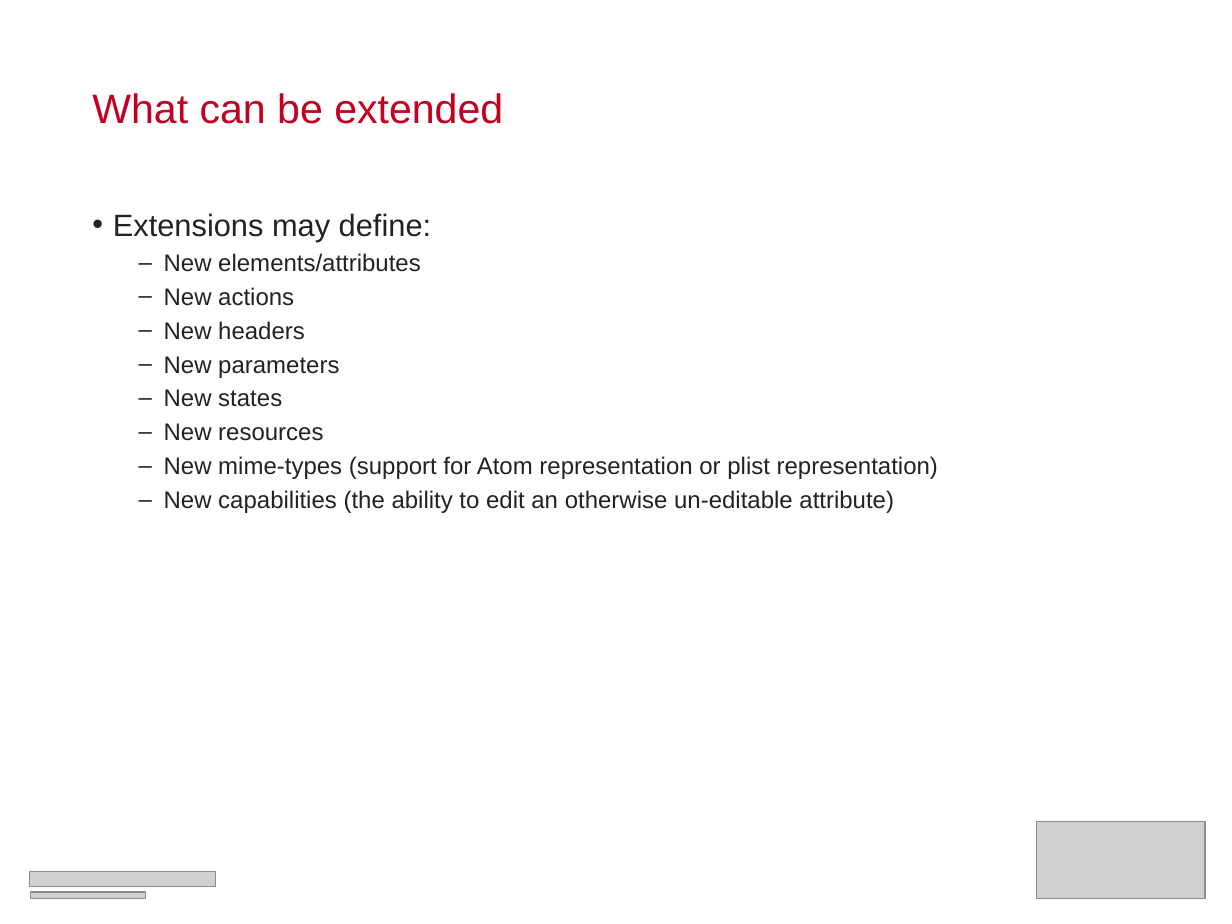
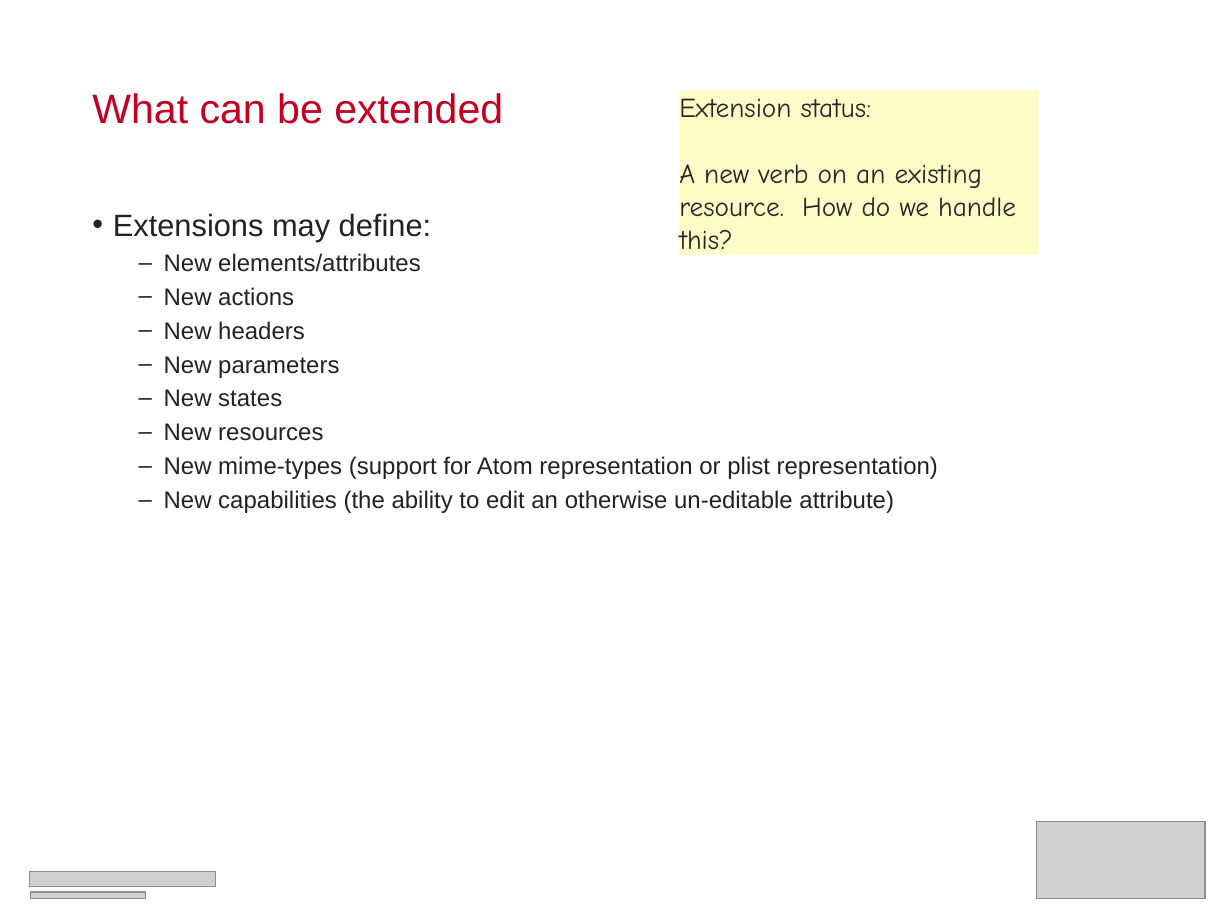
Before and after one commit to RackerWilliams/OpenStack-Extensions, a slide deck: slide 17 of Extensions.ppt. Drawn at 1232x924 pixels with LibreOffice and Linux fonts; fonts in the diff are those of the drawing; grey boxes stand for pictures. Boxes give left, top, right and bottom in pixels: in the first picture for what was removed or moved away, otherwise in the second. Text is boxed around its words. In the diff, an @@ line names an element or a change of style, - is before the commit and + after.

```diff
--- a/Extensions.ppt
+++ b/Extensions.ppt
@@ rectangle added at [679,90,1039,254], fill #FCFDC6, 16 pt, text #262626 @@
+Extension status:
+A new verb on an existing resource. How do we handle this?
```
Also in this commit, not shown: 16 other slides changed, 3 slides added, 12 slides removed.
